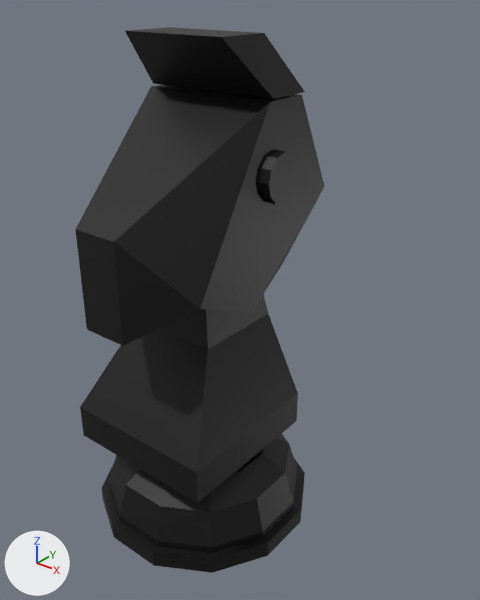
The glTF model models/knight_white.glb as it was, and as the next commit left it.
Before and after are seen from a 50 mm camera at (0.224, -0.247, 0.3) aimed at (0.018, 0.011, 0.141). Every picture has the same lights, and +X, +Y and +Z are marked at lower left. Where no turn or scale is listed for an object, it has been applied to the vertices.

In view in the first picture: 'node_MeshObject-1328424064-PolyPaper23'.
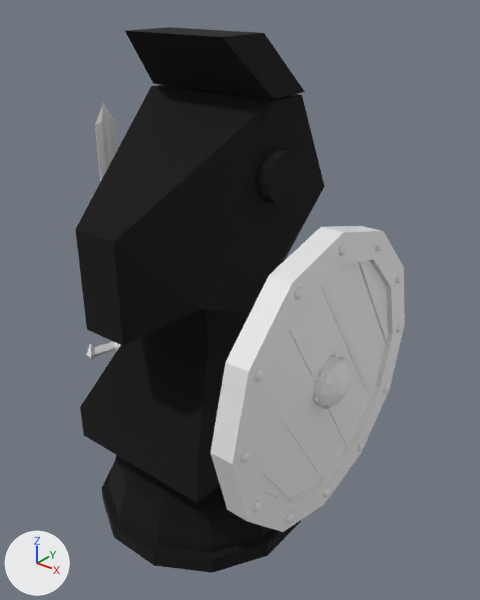
Pixel boxes (x1, y1, x2, y2) of what changed, in the pictures (480 x 600 px):
'node_MeshObject-1328424064-PolyPaper23', recoloured
    both: (75, 27, 325, 553)
'model', added
    after: (210, 226, 405, 532)
'mesh1818331932', added
    after: (86, 102, 121, 361)

Patch to the scene script:
```diff
--- a/models/knight_white.glb.py
+++ b/models/knight_white.glb.py
@@ mat_material @@
+mat_material = bpy.data.materials.new('Material')
+# nodes: BsdfPrincipled, Mix, OutputMaterial, VertexColor
+# colours: yellow #babe5e
@@ me_mesh_m0_polypaper23__329076_001 @@
 me_mesh_m0_polypaper23__329076_001.from_pydata(...)  # 202 vertices, 372 faces; spans x -0.498..-0.372, y -0.203..-0.072, z 0.321..0.598
-me_mesh_m0_polypaper23__329076_001.materials.append(mat_defaultmaterial)
+me_mesh_m0_polypaper23__329076_001.materials.append(mat_material)
@@ me_model @@
+me_model.from_pydata(...)  # 2250 vertices, 4420 faces; spans x -0.019..0.009, y -0.079..0.08, z -0.079..0.08
@@ me_mesh1818331932 @@
+me_mesh1818331932.from_pydata(...)  # 153 vertices, 304 faces; spans x -0.01..0.013, y -0.029..0.022, z -0.101..0.102
@@ ob_model @@
+ob_model = bpy.data.objects.new('model', me_model)
+ob_model.location = (0.0829, 0.0009, 0.1182)
@@ ob_mesh1818331932 @@
+ob_mesh1818331932 = bpy.data.objects.new('mesh1818331932', me_mesh1818331932)
+ob_mesh1818331932.location = (-0.0668, 0.0, 0.1377)
```
